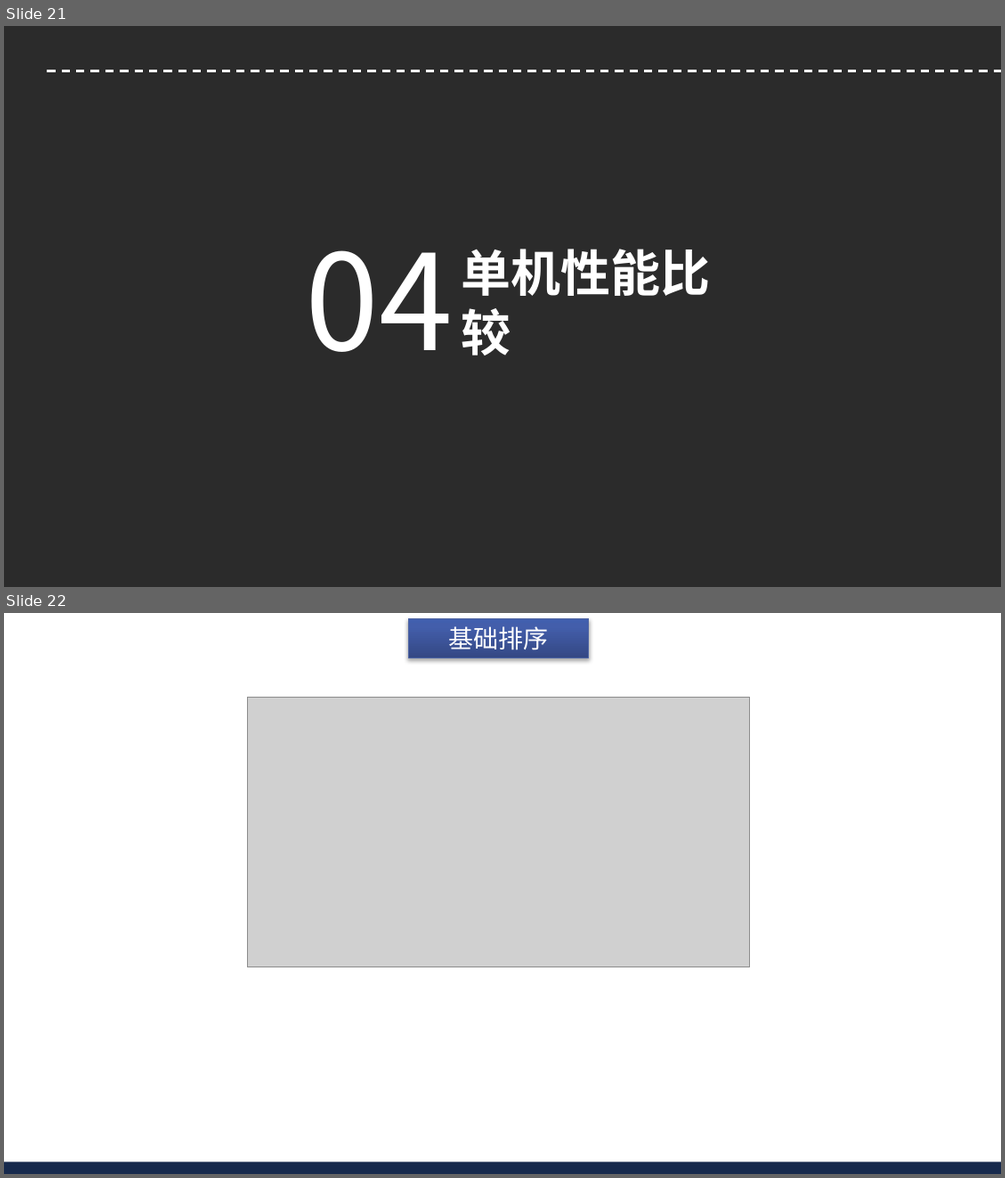
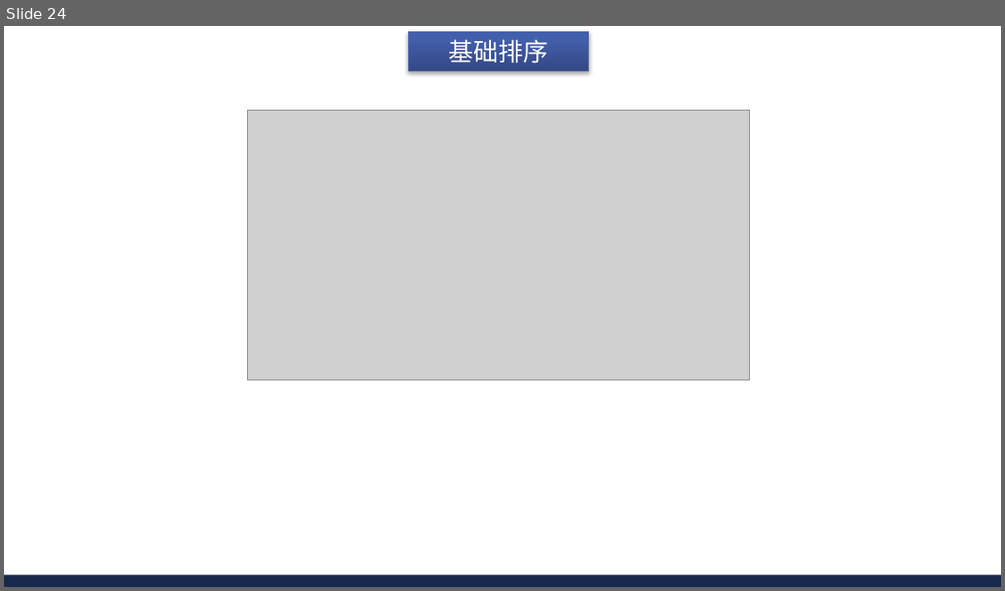
Before and after one commit to AisingioroHao0/BUAA_ProgrammingAndAlgorithms_TermProject, a slide deck: 答辩PPT/程序设计与算法大作业答辩.pptx. Shown one above the other, each under a label of ours: slides 21 and 22 before the commit, slide 24 after it. The pictures are 1005x1178 and 1005x591 pixels, drawn with LibreOffice and Linux fonts; fonts in the diff are those of the drawing; grey boxes stand for pictures; background and template pictures are left out; a plain dark background stands for a picture behind light text. Boxes give left, top, right and bottom in pixels: in the first picture for what was removed or moved away, otherwise in the second. Text is boxed around its words. In the diff, an @@ line names an element or a change of style, - is before the commit and + after.

```diff
--- a/答辩PPT/程序设计与算法大作业答辩.pptx
+++ b/答辩PPT/程序设计与算法大作业答辩.pptx
@@ slide 21 removed at (x1=4, y1=26, x2=1001, y2=587), background picture (left out) @@
@@ line removed from (47, 70) to (1001, 70) @@
@@ text removed at (x1=306, y1=250, x2=453, y2=352) @@
-04
@@ text removed at (x1=461, y1=248, x2=711, y2=355) @@
-单机性能比较
@@ what was slide 22 is now slide 24 @@
```
Also in this commit, not shown: 6 slides changed, 8 slides added, 7 other slides removed.
